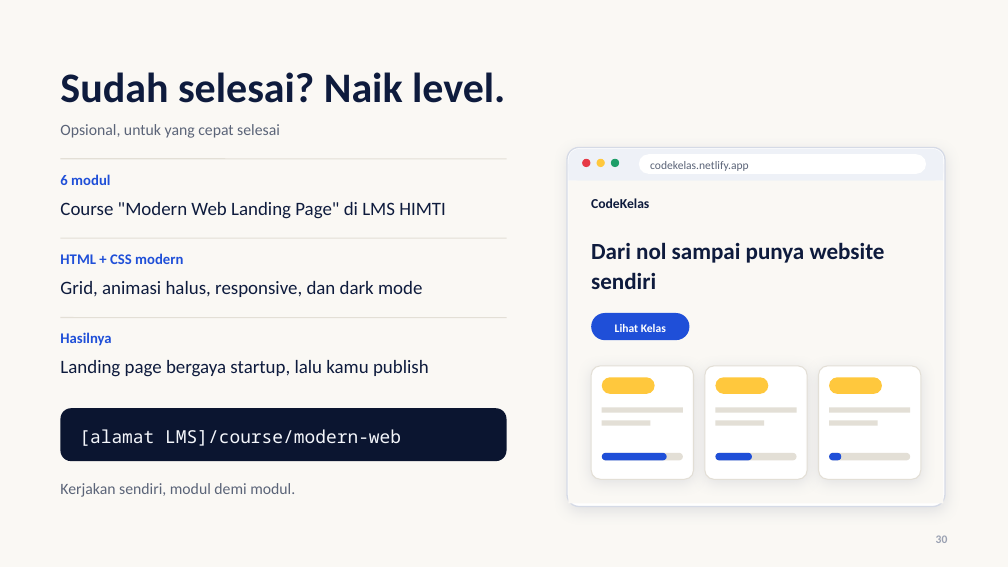
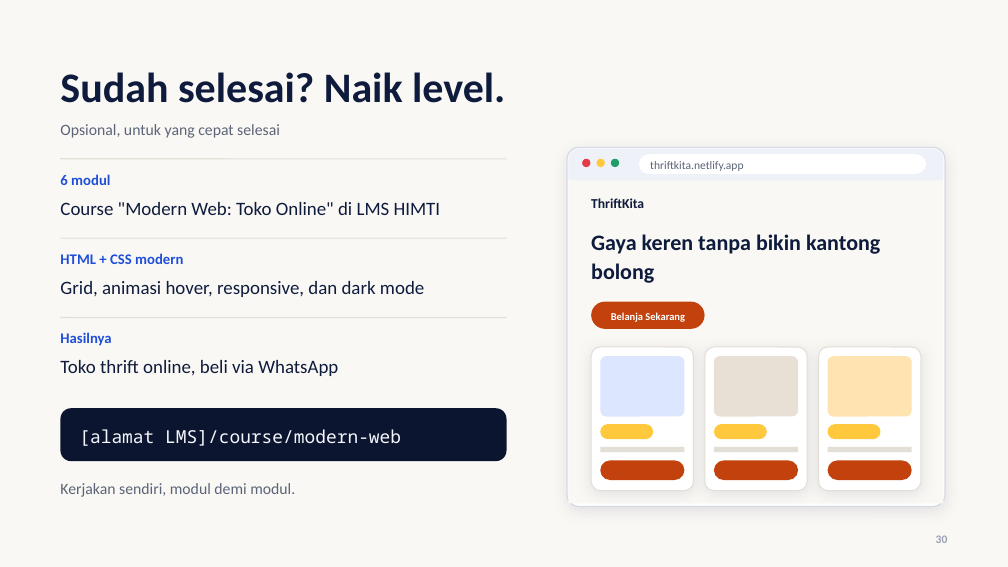
Before and after one commit to RifkiFrds/Seminar, a slide deck: slide 30 of seminar-sifest/SI-Fest-2026-Sesi1-SafeFonts.pptx. Drawn at 1008x567 pixels with LibreOffice and Linux fonts; fonts in the diff are those of the drawing. Boxes give left, top, right and bottom in pixels: in the first picture for what was removed or moved away, otherwise in the second. Text is boxed around its words. In the diff, an @@ line names an element or a change of style, - is before the commit and + after.

Commit message:
feat: reorganize PPT templates into template-ppt/, add Thrift Kita landing page
Moves root-level PPT/slide templates into template-ppt/ for clarity, adds the
Thrift Kita toko online landing page module (level-up + standalone result),
and updates SI-Fest Sesi 1 deck and generator.

```diff
--- a/seminar-sifest/SI-Fest-2026-Sesi1-SafeFonts.pptx
+++ b/seminar-sifest/SI-Fest-2026-Sesi1-SafeFonts.pptx
@@ text at [650, 161, 743, 171]: text changed @@
-codekelas.netlify.app
+thriftkita.netlify.app
@@ text at [60, 202, 441, 215]: text changed @@
-Course "Modern Web Landing Page" di LMS HIMTI
+Course "Modern Web: Toko Online" di LMS HIMTI
@@ text at [591, 198, 644, 208]: text changed @@
-CodeKelas
+ThriftKita
@@ text at [591, 234, 880, 283]: text changed; size 22 to 21 pt @@
-Dari nol sampai punya website sendiri
+Gaya keren tanpa bikin kantong bolong
@@ text at [60, 281, 424, 297]: text changed @@
-Grid, animasi halus, responsive, dan dark mode
+Grid, animasi hover, responsive, dan dark mode
@@ rounded rectangle: place and size @@
-rounded rectangle at [591, 313, 690, 340]
+rounded rectangle at [591, 302, 705, 329]
@@ rounded rectangle at [591, 302, 705, 329]: fill #1F4FD8 to #C2410C @@
@@ text at [611, 312, 685, 322]: text changed; size 11 to 10 pt @@
-Lihat Kelas
+Belanja Sekarang
@@ rounded rectangle: place and size @@
-rounded rectangle at [591, 366, 693, 479]
+rounded rectangle at [591, 347, 693, 491]
@@ rounded rectangle: place and size @@
-rounded rectangle at [602, 377, 655, 394]
+rounded rectangle at [600, 356, 684, 417]
@@ rounded rectangle at [600, 356, 684, 417]: fill #FFC83D to #DCE6FF; proportions changed @@
@@ rounded rectangle: place and size @@
-rounded rectangle at [602, 453, 667, 461]
+rounded rectangle at [705, 347, 807, 491]
@@ rounded rectangle at [705, 347, 807, 491]: fill #1F4FD8 to #FFFFFF; outline none to #E3DFD6 1 pt; shadow on; proportions changed @@
@@ rounded rectangle: place and size @@
-rounded rectangle at [705, 366, 807, 479]
+rounded rectangle at [714, 356, 798, 417]
@@ rounded rectangle at [714, 356, 798, 417]: fill #FFFFFF to #E8E0D5; outline #E3DFD6 1 pt to none; shadow off; proportions changed @@
@@ rounded rectangle: place and size @@
-rounded rectangle at [819, 366, 921, 479]
+rounded rectangle at [819, 347, 921, 491]
@@ rounded rectangle: place and size @@
-rounded rectangle at [715, 453, 752, 461]
+rounded rectangle at [828, 356, 912, 417]
@@ rounded rectangle at [828, 356, 912, 417]: fill #1F4FD8 to #FFE3B0; proportions changed @@
@@ text at [60, 360, 338, 376]: text changed @@
-Landing page bergaya startup, lalu kamu publish
+Toko thrift online, beli via WhatsApp
@@ rectangle: place and size @@
-rectangle at [602, 420, 650, 426]
+rectangle at [600, 447, 684, 452]
@@ rounded rectangle: place and size @@
-rounded rectangle at [602, 408, 683, 413]
+rounded rectangle at [600, 424, 653, 439]
@@ rounded rectangle at [600, 424, 653, 439]: rectangle to rounded rectangle; fill #E3DFD6 to #FFC83D @@
@@ rectangle: place and size @@
-rectangle at [715, 408, 796, 413]
+rectangle at [714, 447, 798, 452]
@@ rounded rectangle: place and size @@
-rounded rectangle at [715, 377, 768, 394]
+rounded rectangle at [714, 424, 767, 439]
@@ rectangle removed at [715, 420, 764, 426] @@
@@ rounded rectangle: place and size @@
-rounded rectangle at [830, 377, 882, 394]
+rounded rectangle at [828, 424, 881, 439]
@@ rectangle: place and size @@
-rectangle at [830, 408, 910, 413]
+rectangle at [828, 447, 912, 452]
@@ rectangle removed at [830, 420, 878, 426] @@
@@ rounded rectangle: place and size @@
-rounded rectangle at [602, 453, 683, 461]
+rounded rectangle at [600, 461, 684, 480]
@@ rounded rectangle: place and size @@
-rounded rectangle at [715, 453, 796, 461]
+rounded rectangle at [714, 461, 798, 480]
@@ fill #E3DFD6 to #C2410C in 3 elements at [600, 461, 684, 480], [714, 461, 798, 480], [828, 461, 912, 480] @@
@@ rounded rectangle: place and size @@
-rounded rectangle at [830, 453, 910, 461]
+rounded rectangle at [828, 461, 912, 480]
@@ rounded rectangle removed at [830, 453, 842, 461] @@
```
Also in this commit, not shown: 47 other files.
